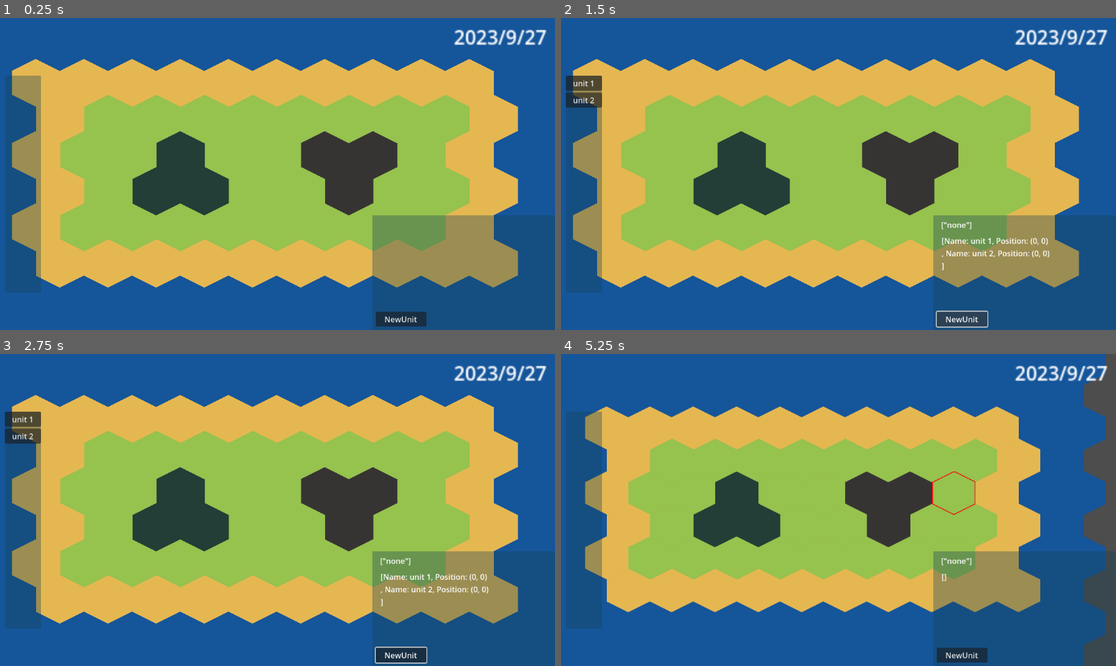
Above: before the commit, frames 1-4 (two rows, left to right).
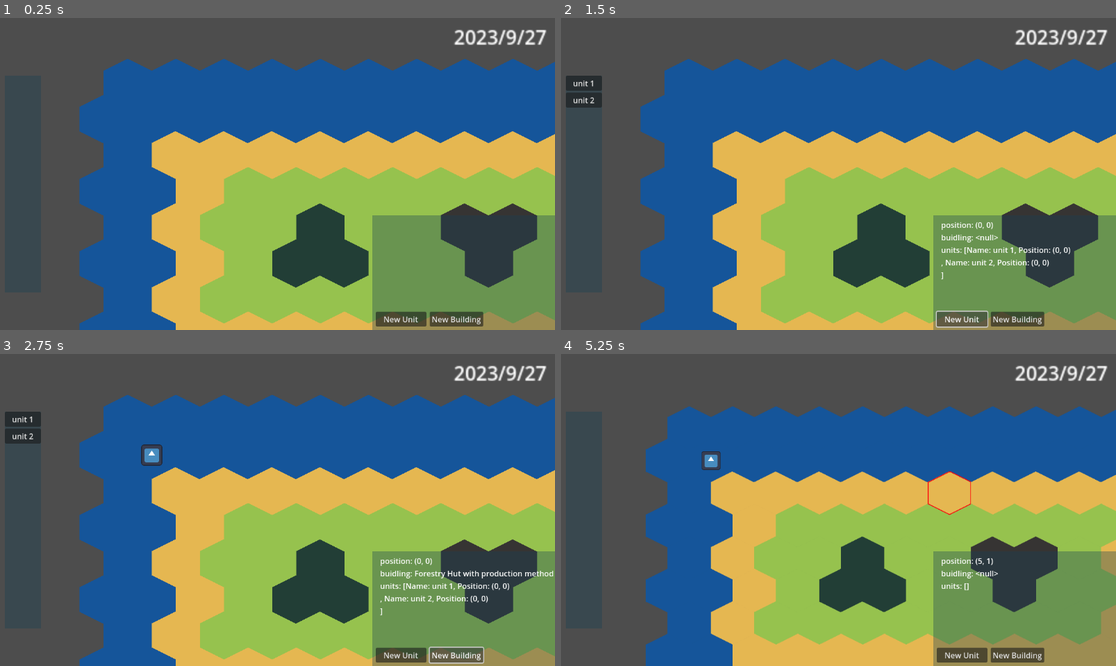
Above: after the commit, the same moments.

Repository: Z-Puyu/project-archaetech
Game: Godot game, scene res://common/world.tscn
The game is run twice, just before and just after one commit, with the same random seed, the same clock (stepped at 60 frames per second) and the same inputs. The engine's default icon, where the game draws it, is replaced by a stand-in: a white triangle on a blue panel in a dark square.
Inputs (mouse positions are in pixels of both pictures, inside the frame that each line leads up to):
- Up to frame 1 (0.25 s): no input
- Up to frame 2 (1.5 s): click "NewUnit" (after the commit: "New Unit") at 0.5 s; click "NewUnit" (after the commit: "New Unit") at 1.25 s
- Up to frame 3 (2.75 s): click (455, 656) at 2 s, where only the run after the commit has a clickable "New Building"
- Up to frame 4 (5.25 s): click (1016, 656) at 2.75 s, where only the run after the commit has a clickable "New Building"; click "unit 1" at 3.5 s; click "unit 2" at 4.25 s; tap Enter at 5 s; move the mouse to (960, 494) at 5.02 s; hold Right (ui_right) from 5.03 s (still down); hold Mouse wheel down (wheel_down) from 5.03 s (still down); click (960, 494) at 5.17 s

The runs differ from the first frame. In frame 1, 86% of the frame differs, in the area x 0-100%, y 0-100%; in frame 2, 86%; in frame 3, 86%; in frame 4, 86%.

Commit message:
Building spawning system + overhauled game managers

Diff:
--- /dev/null
+++ b/assets/buildings/ForestryBuilding.tscn
@@ -0,0 +1,40 @@
+[gd_scene load_steps=9 format=3 uid="uid://cqgtpy301ir2"]
+
+[ext_resource type="Script" path="res://common/buildings/ProductionBuilding.gd" id="1_5j6vv"]
+[ext_resource type="Texture2D" uid="uid://qdayjcnwae7i" path="res://icon.svg" id="2_c62ao"]
+[ext_resource type="Script" path="res://common/buildings/ProductionMethod.gd" id="2_ctvx2"]
+[ext_resource type="Script" path="res://common/buildings/Job.gd" id="2_qwcaq"]
+[ext_resource type="Script" path="res://common/buildings/BuildingData.gd" id="3_mphjg"]
+
+[sub_resource type="Resource" id="Resource_aip8k"]
+script = ExtResource("2_qwcaq")
+name = "Wood Cutter"
+input = {}
+output = {
+"wood": 10
+}
+
+[sub_resource type="Resource" id="Resource_4yt3j"]
+script = ExtResource("2_ctvx2")
+name = "Basic"
+recipe = {
+SubResource("Resource_aip8k"): 2
+}
+
+[sub_resource type="Resource" id="Resource_650cd"]
+script = ExtResource("3_mphjg")
+name = "Forestry Hut"
+width = 1
+height = 1
+cost = {}
+time_to_build = 0
+production_methods = Array[ExtResource("2_ctvx2")]([SubResource("Resource_4yt3j")])
+activated_production_method = SubResource("Resource_4yt3j")
+
+[node name="ForestryBuilding" type="Node2D"]
+script = ExtResource("1_5j6vv")
+data = SubResource("Resource_650cd")
+
+[node name="Sprite2D" type="Sprite2D" parent="."]
+scale = Vector2(0.34, 0.34)
+texture = ExtResource("2_c62ao")
--- /dev/null
+++ b/assets/game-data/CellData.gd
@@ -0,0 +1,17 @@
+extends Object
+class_name CellData
+
+var pos: Vector2;
+
+var units: Array[UnitData] = [];
+
+var building: Node2D;
+
+var units_count: Array[int] = [0];
+
+func _init(_pos: Vector2):
+	pos = _pos;
+
+func _to_string():
+	return "position: %s\nbuidling: %s\nunits: %s\n" % [self.pos, self.building, self.units]
+	#return str("position: ", self.pos, "building: ", self.building, "units: ", self.units)
--- a/assets/game-data/TileData.gd
+++ /dev/null
@@ -1,16 +0,0 @@
-extends Object
-class_name CellData
-
-var pos: Vector2;
-
-var units: Array[UnitData] = [];
-
-var buildings: Array[String] = ["none"];
-
-var units_count: Array[int] = [0];
-
-func _init(_pos: Vector2):
-	pos = _pos;
-
-func _to_string():
-	return str("position: ", self.pos, "building: ", self.buildings, "units: ", self.units)
--- a/common/Map.gd
+++ b/common/Map.gd
@@ -1,23 +1,24 @@
 extends TileMap
 
-const MAIN_LAYER: int = 0;
-const MAIN_ATLAS: int = 0;
-enum TILE_TYPE {PLAIN, OCEAN, FOREST, DESERT, MOUNTAIN};
+const MAIN_LAYER: int = 0
+const MAIN_ATLAS: int = 0
+enum TILE_TYPE {PLAIN, OCEAN, FOREST, DESERT, MOUNTAIN}
 
 # @onready var debugger: Label = $"../UILayer/ForDebug";
-@onready var InGameUI = get_tree().root.get_node("World").get_node("InGameUI").get_node("UILayer").get_node("InfoPanel");
-var grid: Dictionary = {};
+@onready var InGameUI = get_tree().root.get_node("World/InGameUI/UILayer/InfoPanel")
+var grid: Dictionary # [Vector2i, CellData]
 
-signal tileSelected(pos);
-var curr_selected: Vector2;
+signal tile_selected(cell: CellData)
+var curr_selected: Vector2i
 
 # Called when the node enters the scene tree for the first time.
 func _ready():
-	self.add_layer(1);
+	self.grid = {}
+	self.add_layer(1)
 	for x in range(-1, 12):
 		for y in range(-1, 9):
-			var _pos: Vector2 = Vector2(x, y);
-			grid[_pos] = CellData.new(_pos);
+			var _pos: Vector2i = Vector2i(x, y)
+			grid[_pos] = CellData.new(_pos)
 
 
 # Called every frame. 'delta' is the elapsed time since the previous frame.
@@ -27,28 +28,28 @@
 func _unhandled_input(event: InputEvent):
 	if event is InputEventMouse:
 		if event.is_pressed() and event.button_index == MOUSE_BUTTON_LEFT:
-			var global_cursor_pos: Vector2 = self.make_input_local(event).position;
-			var local_selection: Vector2 = self.local_to_map(global_cursor_pos);
-			var atlas_coords: Vector2i = self.get_cell_atlas_coords(MAIN_LAYER, local_selection);
-			var tile_type: int = atlas_coords[0];
-			self.clear_layer(1);
-			self.set_cell(1, local_selection, 0, Vector2i(5, 0));
-			self.curr_selected = local_selection;
-			emit_signal("tileSelected", grid[local_selection]);
-			var f_str: String = "{pos} is ".format({"pos": local_selection});
+			var global_cursor_pos: Vector2 = self.make_input_local(event).position
+			var local_selection: Vector2i = self.local_to_map(global_cursor_pos)
+			var atlas_coords: Vector2i = self.get_cell_atlas_coords(MAIN_LAYER, local_selection)
+			var tile_type: int = atlas_coords[0]
+			self.clear_layer(1)
+			self.set_cell(1, local_selection, 0, Vector2i(5, 0))
+			self.curr_selected = local_selection
+			self.tile_selected.emit(grid[local_selection])
+			var f_str: String = "{pos} is ".format({"pos": local_selection})
 			match tile_type:
 				TILE_TYPE.PLAIN:
-					f_str += "a plain.";
+					f_str += "a plain."
 				TILE_TYPE.OCEAN:
-					f_str += "an ocean.";
+					f_str += "an ocean."
 				TILE_TYPE.FOREST:
-					f_str += "a forest.";
+					f_str += "a forest."
 				TILE_TYPE.DESERT:
-					f_str += "a desert.";
+					f_str += "a desert."
 				TILE_TYPE.MOUNTAIN:
-					f_str += "a mountain.";
+					f_str += "a mountain."
 				_:
-					f_str += "nothing.";
+					f_str += "nothing."
 			print(f_str);
 
 func new_unit():
@@ -57,7 +58,14 @@
 		print(cell.units_count);
 		cell.units.append(UnitData.new(self.curr_selected, cell.units_count[0] + 1));
 		cell.units_count[0] += 1;
-		emit_signal("tileSelected", grid[curr_selected]);
+		self.tile_selected.emit(grid[self.curr_selected]);
+
+func new_building():
+	if (true):
+		var curr_cell: CellData = self.grid[self.curr_selected]
+		BuildingManager.add_building(self.curr_selected, 0)
+		curr_cell.building = BuildingManager.buildings[self.curr_selected]
+		self.tile_selected.emit(grid[self.curr_selected]);
 
 func _to_string():
 	return str(grid);
--- a/common/World.gd
+++ b/common/World.gd
@@ -1,32 +1,21 @@
 extends Node2D
 
-@onready var map: TileMap = $Map;
-@onready var game_clock: Timer = GameManager.game_clock;
-@onready var info: Control = $InGameUI/UILayer/InfoPanel;
-@onready var new_unit = $InGameUI/UILayer/InfoPanel/NewUnit;
-@onready var unit_selector = $InGameUI/UILayer/UnitSelection/ScrollContainer/VBoxContainer;
+@onready var map: TileMap = $Map
+@onready var game_clock: Timer = GameManager.game_clock
+@onready var info: Control = $InGameUI/UILayer/InfoPanel
+@onready var new_unit = $InGameUI/UILayer/InfoPanel/NewUnit
+@onready var new_building = $InGameUI/UILayer/InfoPanel/NewBuilding
+@onready var unit_selector = $InGameUI/UILayer/UnitSelection/ScrollContainer/VBoxContainer
 var days: int
 
 func _ready():
 	self.days = 0
-	self.game_clock.timeout.connect(self._on_world_timer_timeout)
-	map.connect("tileSelected", info.showInfo)
-	map.connect("tileSelected", unit_selector.create_entries)
-	new_unit.connect("pressed", map.new_unit)
+	self.map.tile_selected.connect(self.info.showInfo)
+	self.map.tile_selected.connect(self.unit_selector.create_entries)
+	self.new_unit.pressed.connect(self.map.new_unit)
+	self.new_building.pressed.connect(self.map.new_building)
+	BuildingManager.spawn_building.connect(self.spawn_building)
 
-func next_turn():
-	var curr_pop_count: int = PopManager.pop_count
-	ResourceManager.add("food", -curr_pop_count)
-	print(ResourceManager.resources.get("food"))
-	PopManager.update()
-	BuildingManager.update()
-
-func f():
-	print("success");
-
-func _on_world_timer_timeout():
-	self.days += 1
-	print(str("Day ", self.days))
-	if self.days % 30 == 0:
-		print("new month")
-		self.next_turn()
+func spawn_building(building: Node2D):
+	building.translate(map.map_to_local(map.curr_selected))
+	self.add_child(building)
--- a/common/buildings/ForestryBuilding.tscn
+++ /dev/null
@@ -1,41 +0,0 @@
-[gd_scene load_steps=9 format=3 uid="uid://cqgtpy301ir2"]
-
-[ext_resource type="Texture2D" uid="uid://qdayjcnwae7i" path="res://icon.svg" id="1_2kiiq"]
-[ext_resource type="Script" path="res://common/buildings/ProductionBuilding.gd" id="1_gc6c8"]
-[ext_resource type="Script" path="res://common/buildings/BuildingData.gd" id="2_55v0p"]
-[ext_resource type="Script" path="res://common/buildings/Job.gd" id="2_d7c2w"]
-[ext_resource type="Script" path="res://common/buildings/ProductionMethod.gd" id="2_ikn61"]
-
-[sub_resource type="Resource" id="Resource_1eonr"]
-script = ExtResource("2_d7c2w")
-name = ""
-input = {}
-output = {}
-
-[sub_resource type="Resource" id="Resource_eewcp"]
-script = ExtResource("2_ikn61")
-name = "default"
-recipe = {
-SubResource("Resource_1eonr"): 2
-}
-
-[sub_resource type="Resource" id="Resource_srr84"]
-script = ExtResource("2_55v0p")
-name = "Logging Camp"
-width = 1
-height = 1
-cost = {
-"mineral": 10,
-"wood": 20
-}
-time_to_build = 5
-production_methods = Array[ExtResource("2_ikn61")]([SubResource("Resource_eewcp")])
-activated_production_method = SubResource("Resource_eewcp")
-
-[node name="ForestryBuilding" type="Node2D"]
-script = ExtResource("1_gc6c8")
-data = SubResource("Resource_srr84")
-
-[node name="Sprite2D" type="Sprite2D" parent="."]
-scale = Vector2(0.34, 0.34)
-texture = ExtResource("1_2kiiq")
--- a/common/buildings/ProductionBuilding.gd
+++ b/common/buildings/ProductionBuilding.gd
@@ -9,19 +9,21 @@
 	var jobs: Dictionary = self.data.activated_production_method.recipe
 	for job in jobs.keys():
 		self.employment[job] = jobs[job]
+	GameManager.new_month.connect(self.work)
 
-func produce():
+func work():
+	print(str(self._to_string(), " is working "))
 	for job in employment.keys():
 		var input: Dictionary = job.input
 		var output: Dictionary = job.output
 		for resource in input.keys():
-			var cost: int = input[resource] * self.employement[job]
+			var cost: int = input[resource] * self.employment[job]
 			ResourceManager.resources[resource] -= cost
 			print(str("Consumed ", cost, " ", resource))
 		for product in output.keys():
-			var income: int = output[product] * self.employement[job]
+			var income: int = output[product] * self.employment[job]
 			ResourceManager.resources[product] += income
 			print(str("Produced ", income, " ", product))
 
 func _to_string() -> String:
-	return str(self.data.name, " with production method: ", self.data.activated_production_method.name)
+	return str(self.data.name, " with production method ", self.data.activated_production_method.name)
--- a/common/world.tscn
+++ b/common/world.tscn
@@ -27,7 +27,6 @@
 script = ExtResource("1_ihkiw")
 
 [node name="Map" type="TileMap" parent="."]
-position = Vector2(-290, -150)
 tile_set = SubResource("TileSet_usiub")
 format = 2
 layer_0/tile_data = PackedInt32Array(-1, 65536, 0, 65535, 65536, 0, 131071, 65536, 0, 196607, 65536, 0, 262143, 65536,  …(2112 unchanged characters)…
--- a/interface/Calendar.gd
+++ b/interface/Calendar.gd
@@ -8,12 +8,12 @@
 
 func next_day():
 	if curr_time.day < 30:
-		curr_time.day += 1;
+		curr_time.day += 1
 	else:
-		curr_time.day = 1;
+		curr_time.day = 1
 		if curr_time.month < 12:
-			curr_time.month += 1;
+			curr_time.month += 1
 		else:
-			curr_time.month = 1;
-			curr_time.year += 1;
-	self.text = str(curr_time.year, "/", curr_time.month, "/", curr_time.day);
+			curr_time.month = 1
+			curr_time.year += 1
+	self.text = str(curr_time.year, "/", curr_time.month, "/", curr_time.day)
--- a/interface/InGameUI.tscn
+++ b/interface/InGameUI.tscn
@@ -1,9 +1,8 @@
-[gd_scene load_steps=6 format=3 uid="uid://dwmspwwtu1d2d"]
+[gd_scene load_steps=5 format=3 uid="uid://dwmspwwtu1d2d"]
 
 [ext_resource type="Script" path="res://interface/UI.gd" id="1_lp3ec"]
 [ext_resource type="Script" path="res://interface/Calendar.gd" id="2_gkfkx"]
 [ext_resource type="Script" path="res://interface/Info.gd" id="4_kdhwk"]
-[ext_resource type="Script" path="res://interface/NewUnit.gd" id="5_cdlgm"]
 [ext_resource type="Script" path="res://interface/UnitSelection.gd" id="6_q7puf"]
 
 [node name="InGameUI" type="Control"]
@@ -47,19 +46,12 @@
 offset_bottom = 239.0
 color = Color(0.0862745, 0.25098, 0.329412, 0.352941)
 
-[node name="Building" type="Label" parent="UILayer/InfoPanel"]
+[node name="Info" type="Label" parent="UILayer/InfoPanel"]
 layout_mode = 0
 offset_left = 16.0
 offset_top = 8.0
 offset_right = 365.0
 offset_bottom = 31.0
-
-[node name="Units" type="Label" parent="UILayer/InfoPanel"]
-layout_mode = 0
-offset_left = 17.0
-offset_top = 41.0
-offset_right = 319.0
-offset_bottom = 127.0
 
 [node name="NewUnit" type="Button" parent="UILayer/InfoPanel"]
 layout_mode = 0
@@ -68,7 +60,14 @@
 offset_right = 112.0
 offset_bottom = 227.0
 text = "New Unit"
-script = ExtResource("5_cdlgm")
+
+[node name="NewBuilding" type="Button" parent="UILayer/InfoPanel"]
+layout_mode = 0
+offset_left = 119.0
+offset_top = 200.0
+offset_right = 230.0
+offset_bottom = 231.0
+text = "New Building"
 
 [node name="UnitSelection" type="Control" parent="UILayer"]
 layout_mode = 3
--- a/interface/Info.gd
+++ b/interface/Info.gd
@@ -1,19 +1,16 @@
 extends Control
 
-var Building: Label;
-var Units: Label;
+var info: Label
 
 # Called when the node enters the scene tree for the first time.
 func _ready():
-	self.visible = true;
-	self.Building = $Building;
-	self.Units = $Units;
+	self.visible = true
+	self.info = $Info
 
 # Called every frame. 'delta' is the elapsed time since the previous frame.
 func _process(delta):
 	pass
 
 func showInfo(_data: CellData):
-	self.visible = true;
-	self.Building.text = str(_data.buildings);
-	self.Units.text = str(_data.units);
+	self.visible = true
+	self.info.text = _data._to_string()
--- a/interface/UI.gd
+++ b/interface/UI.gd
@@ -1,6 +1,6 @@
 extends CanvasLayer
 
-@onready var calendar: Label = $Calendar;
+@onready var calendar: Label = $Calendar
 
 func next_turn():
-	self.calendar.next_day();
+	self.calendar.next_day()
--- a/interface/UnitSelection.gd
+++ b/interface/UnitSelection.gd
@@ -2,11 +2,11 @@
 
 func create_entries(_data: CellData):
 	for i in self.get_children():
-		self.remove_child(i);
-		i.queue_free();
-	var buttons: Array[Button] = [];
+		self.remove_child(i)
+		i.queue_free()
+	var buttons: Array[Button] = []
 	for i in len(_data.units):
-		var new_button = Button.new();
-		new_button.set_size(Vector2(60, 60));
-		new_button.text = _data.units[i].name;
-		add_child(new_button);
+		var new_button = Button.new()
+		new_button.set_size(Vector2(60, 60))
+		new_button.text = _data.units[i].name
+		add_child(new_button)
--- a/static/BuildingManager.gd
+++ b/static/BuildingManager.gd
@@ -1,17 +1,35 @@
 extends Node
 
-var buildings: Dictionary
+enum BUILING_TYPES {
+	FORESTRY
+}
+var buildings: Dictionary # [Vector2i, Node]
+var available_buildings: Dictionary # [Integer, PackedScene]
+var curr_spawning_obj: Node2D
+
+signal spawn_building(building: Node2D)
 
 func _ready():
-	buildings = {
-		"production": []
-	}
+	curr_spawning_obj = null
+	buildings = {}
+	available_buildings[0] = load("res://assets/buildings/ForestryBuilding.tscn")
 
-func add_building(building: Node2D):
-	if building is ProductionBuilding:
-		buildings["production"].append(building)
+func add_building(pos: Vector2i, type: int):
+	# Note that pos is the local map coordinates
+	if buildings.has(pos):
+		print(str("Cell ", pos, " already has a building!"))
+	else:
+		if curr_spawning_obj == null:
+			curr_spawning_obj = available_buildings[type].instantiate()
+		var obj: Node2D = curr_spawning_obj.duplicate()
+		buildings[pos] = obj
+		spawn_building.emit(obj)
 
-func update():
-	var producers: Array[ProductionBuilding] = buildings["production"]
-	for building in producers:
-		building.produce()
+func delete_building(pos: Vector2i):
+	var building: Node2D = buildings.get(pos)
+	if building != null:
+		buildings.erase(pos)
+		remove_child(building)
+		building.queue_free()
+	else:
+		print(str("Cell ", pos, " has no building!"))
--- a/static/GameManager.gd
+++ b/static/GameManager.gd
@@ -3,6 +3,9 @@
 var game_clock: Timer
 var speed_level: int
 var config: Dictionary
+var days: int = 0
+
+signal new_month
 
 func _ready():
 	# Set up timer
@@ -13,6 +16,7 @@
 	game_clock.set_autostart(true)
 	GameManager.add_child(game_clock)
 	speed_level = 1
+	game_clock.timeout.connect(_on_world_timer_timeout)
 
 func _input(event: InputEvent) -> void:
 	if event is InputEventKey:
@@ -28,3 +32,17 @@
 				speed_level = clamp(speed_level - 1, 1, 5)
 				game_clock.set_wait_time(config[str("time_elapse_", speed_level)]["value"])
 				print("Speed down")
+
+func next_turn():
+	var curr_pop_count: int = PopManager.pop_count
+	ResourceManager.add("food", -curr_pop_count)
+	print(ResourceManager.resources.get("food"))
+	PopManager.update()
+	BuildingManager.update()
+
+func _on_world_timer_timeout():
+	self.days += 1
+	print(str("Day ", self.days))
+	if self.days % 30 == 0:
+		print("new month")
+		new_month.emit()
